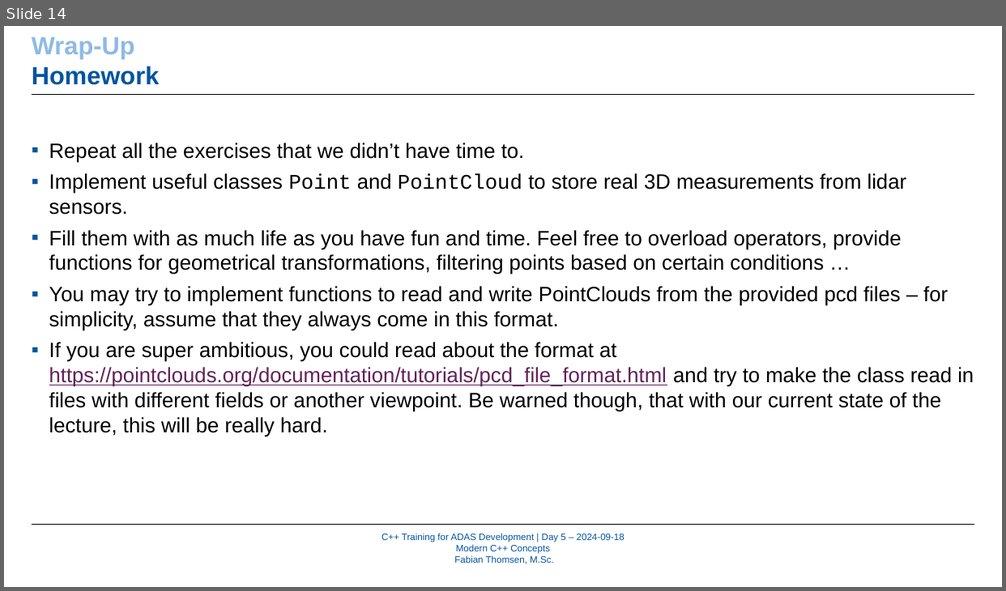
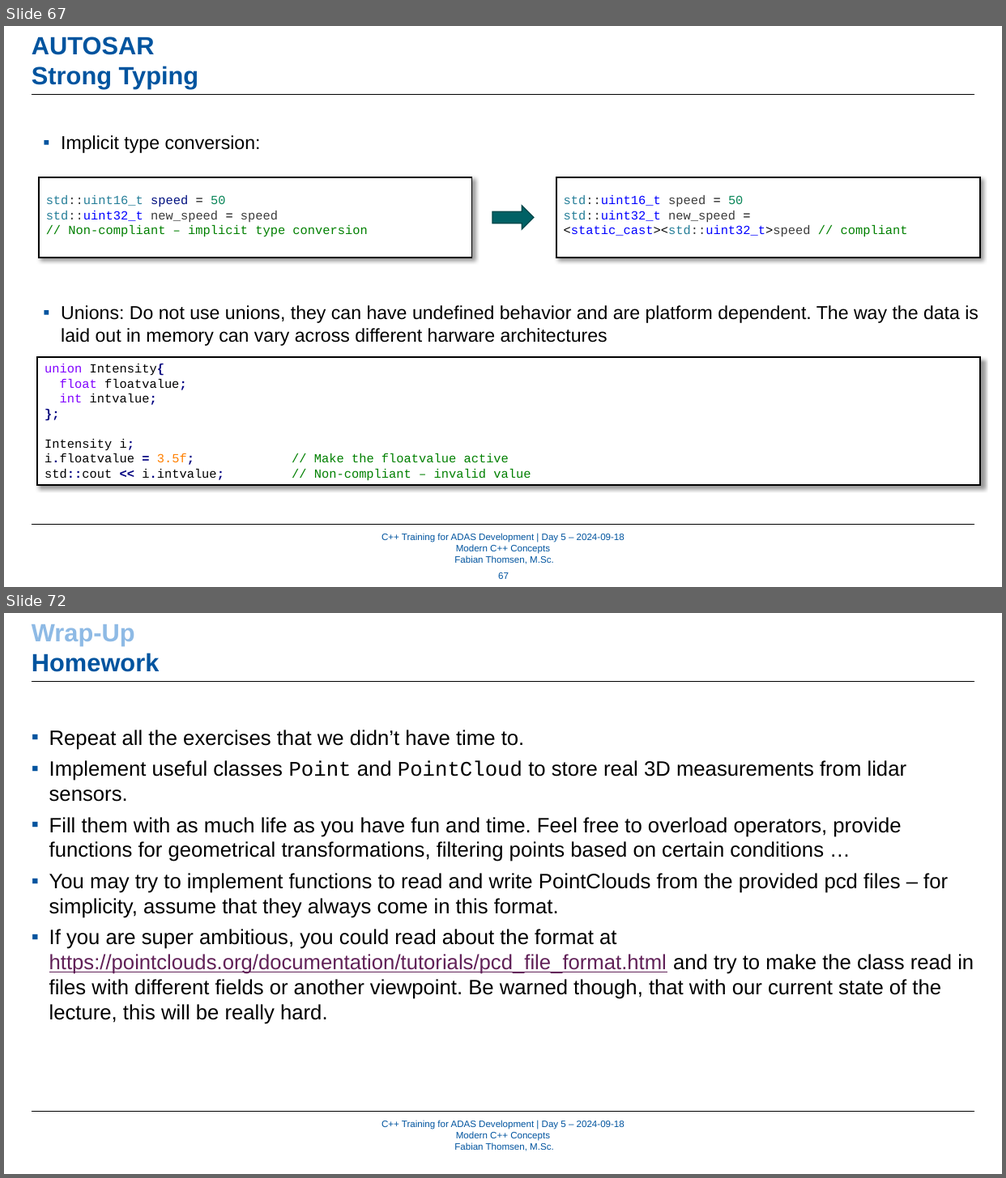
Before and after one commit to WhR4Ven/Diss_Dokument, a slide deck: Vortrag/05_ModernCPPConcepts_Part1 - Kopie.pptx. Shown one above the other, each under a label of ours: slide 14 before the commit, slides 67 and 72 after it; the slides between them are not shown. The pictures are 1006x591 and 1006x1178 pixels, drawn with LibreOffice and Linux fonts; fonts in the diff are those of the drawing; background and template pictures are left out. Boxes give left, top, right and bottom in pixels: in the first picture for what was removed or moved away, otherwise in the second. Text is boxed around its words. In the diff, an @@ line names an element or a change of style, - is before the commit and + after.

```diff
--- a/Vortrag/05_ModernCPPConcepts_Part1 - Kopie.pptx
+++ b/Vortrag/05_ModernCPPConcepts_Part1 - Kopie.pptx
@@ slide 67 added at (4, 26, 1002, 587), background #FFFFFF; not listed: 3 template elements that a slide beside it also shows @@
@@ text added at (32, 37, 199, 88), 24 pt, text #00549F, bold @@
+AUTOSAR
+Strong Typing
@@ text added at (61, 135, 261, 153), 18 pt, text #000000 @@
+▪ Implicit type conversion:
@@ rectangle added at (39, 177, 472, 258), fill #FFFFFF, outline #000000 1.5 pt, 12 pt, text #008000 @@
+std::uint16_t speed = 50
+std::uint32_t new_speed = speed
+// Non-compliant – implicit type conversion
@@ rectangle added at (556, 177, 980, 258), fill #FFFFFF, outline #000000 1.5 pt, 12 pt, text #0000FF @@
+std::uint16_t speed = 50
+std::uint32_t new_speed = <static_cast><std::uint32_t>speed // compliant
@@ right arrow added at (493, 206, 534, 228), fill #006165, outline #00484B 1 pt @@
@@ text added at (61, 305, 978, 346), 18 pt, text #000000 @@
+▪ Unions: Do not use unions, they can have undefined behavior and are platform dependent. The way the data is laid out in memory can vary across different harware architectures
@@ rectangle added at (38, 357, 981, 486), fill #FFFFFF, outline #000000 1.5 pt, 12 pt, text #000000 @@
+union Intensity{
+float floatvalue;
+int intvalue;
+};
+Intensity i;
+i.floatvalue = 3.5f; // Make the floatvalue active
+std::cout << i.intvalue; // Non-compliant – invalid value
@@ page number added at (498, 573, 509, 579), 9 pt, text #00549F @@
+67
@@ what was slide 14 is now slide 72 @@
```
Also in this commit, not shown: 4 slides changed, 64 other slides added, 5 slides removed, 13 other files.
